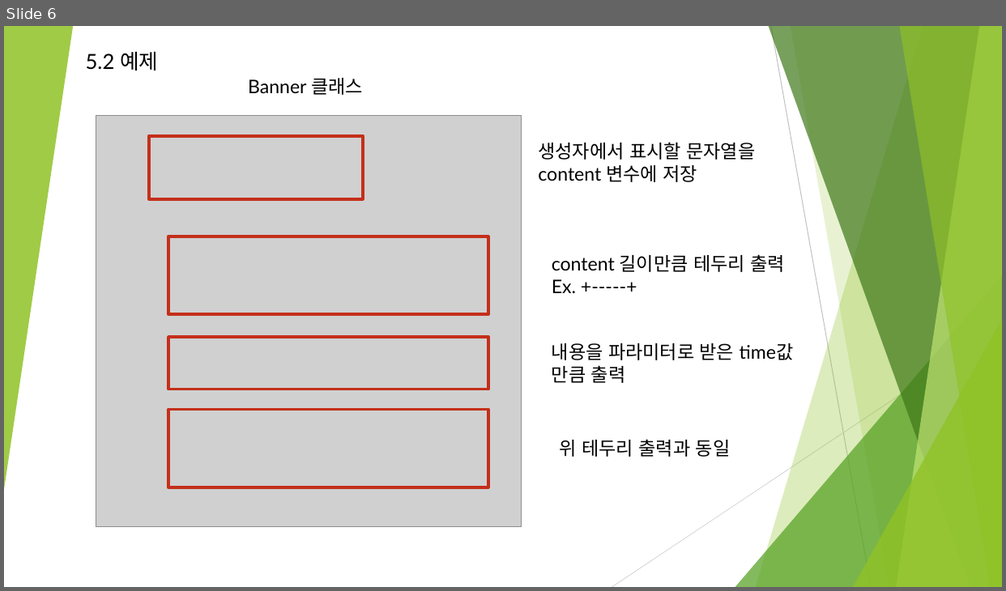
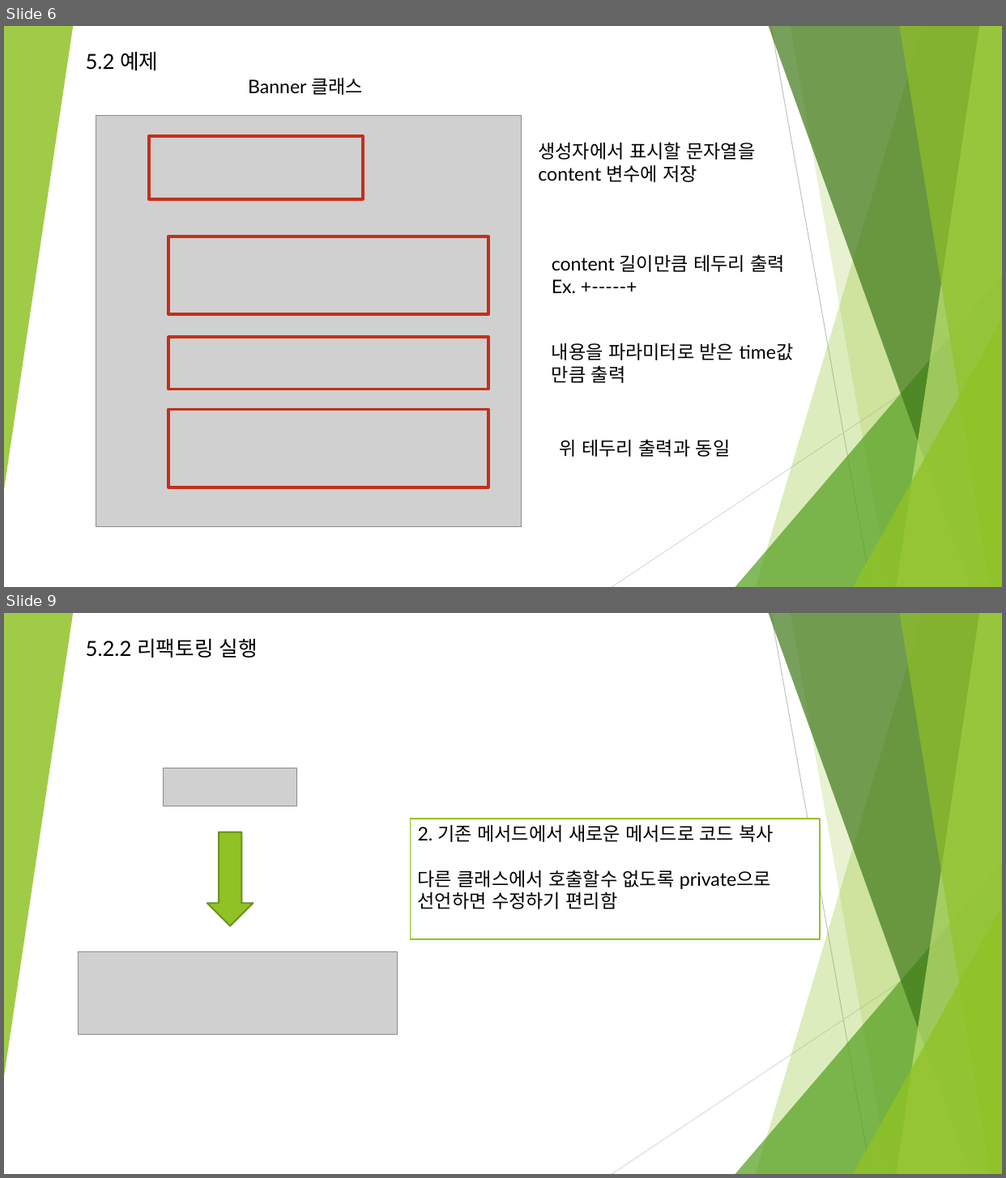
Before and after one commit to kim-seungmin/refactoringStudy, a slide deck: 리펙토링.pptx. Shown one above the other, each under a label of ours: slide 6 before the commit, slides 6 and 9 after it; the slides between them are not shown. The pictures are 1006x591 and 1006x1178 pixels, drawn with LibreOffice and Linux fonts; fonts in the diff are those of the drawing; grey boxes stand for pictures. Boxes give left, top, right and bottom in pixels: in the first picture for what was removed or moved away, otherwise in the second. Text is boxed around its words. In the diff, an @@ line names an element or a change of style, - is before the commit and + after.

```diff
--- a/리펙토링.pptx
+++ b/리펙토링.pptx
@@ slide 9 added at (4, 613, 1002, 1174), background #FFFFFF; not listed: 10 template elements that a slide beside it also shows @@
@@ text added at (86, 638, 258, 658), 20 pt, text #000000 @@
+5.2.2 리팩토링 실행
@@ picture added at (164, 768, 297, 806) @@
@@ rectangle added at (411, 819, 820, 940), fill #FFFFFF, outline #90C226 1.5 pt, 18 pt, text #000000 @@
+2. 기존 메서드에서 새로운 메서드로 코드 복사
+다른 클래스에서 호출할수 없도록 private으로
+선언하면 수정하기 편리함
@@ right arrow added at (207, 832, 253, 926), fill #90C226, outline #6B901C 1.5 pt @@
@@ picture added at (78, 952, 397, 1034) @@
```
Also in this commit, not shown: 6 slides changed, 15 other slides added, 4 slides removed.
